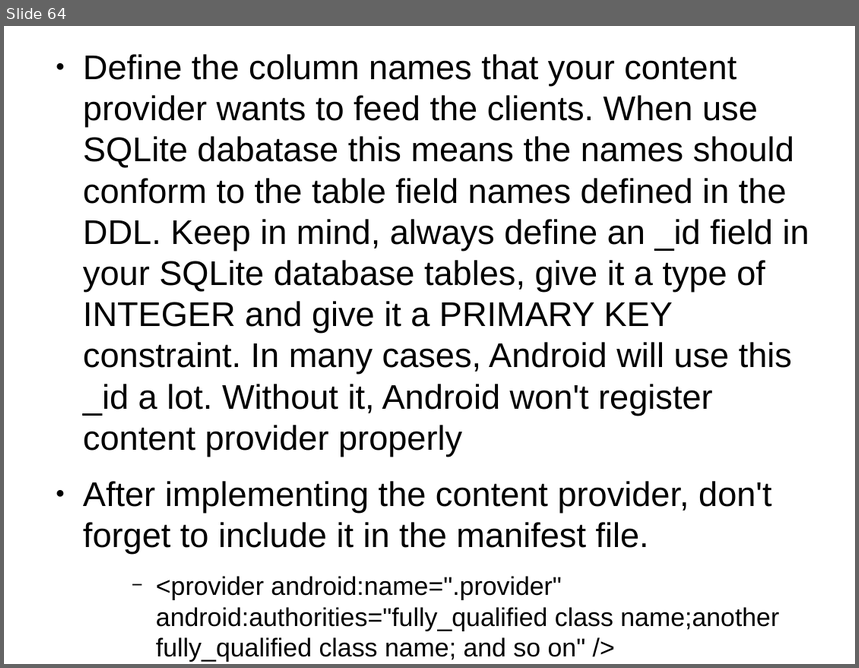
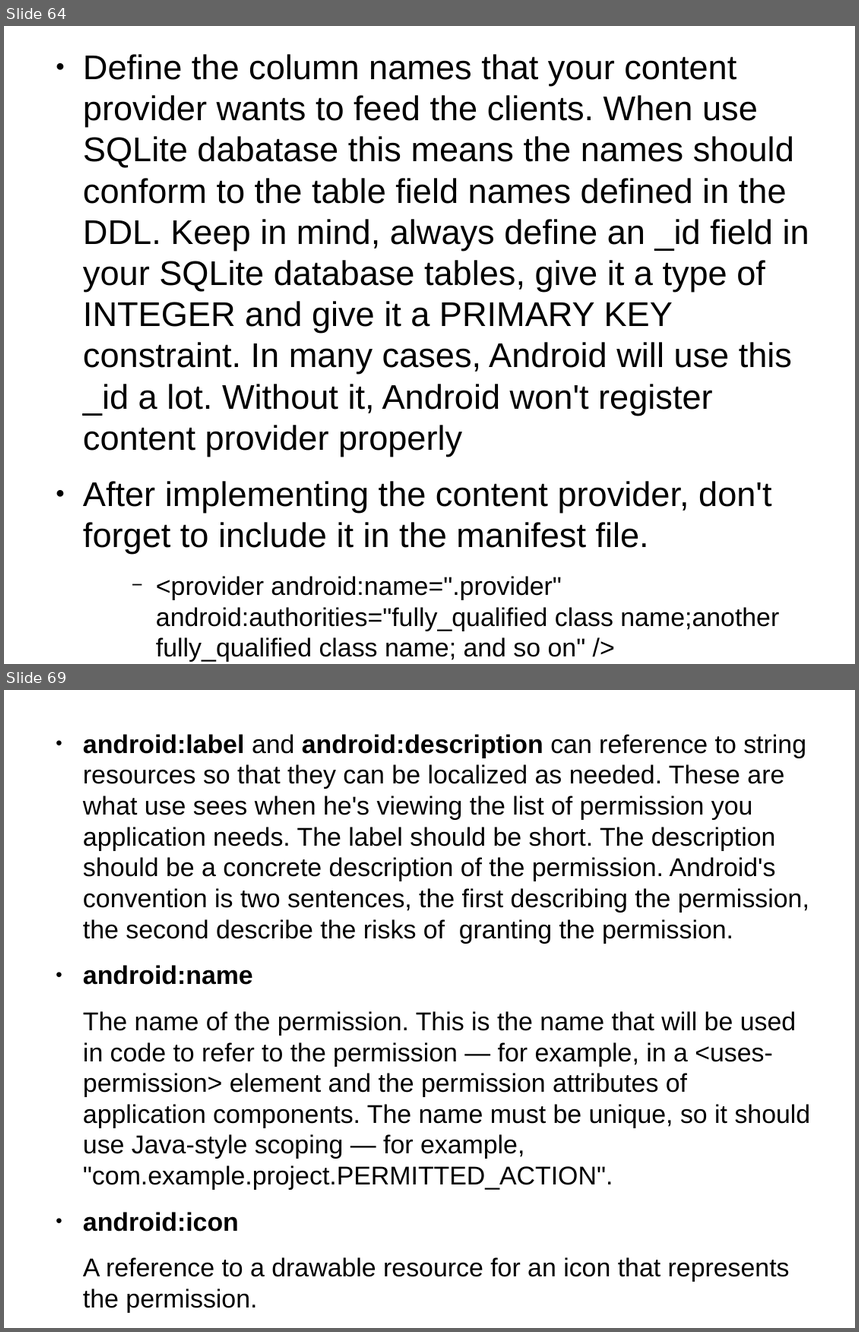
Before and after one commit to thegreatdao/testa, a slide deck: assets/android2.odp. Shown one above the other, each under a label of ours: slide 64 before the commit, slides 64 and 69 after it; the slides between them are not shown. The pictures are 859x668 and 859x1332 pixels, drawn with LibreOffice and Linux fonts; fonts in the diff are those of the drawing. Boxes give left, top, right and bottom in pixels: in the first picture for what was removed or moved away, otherwise in the second. Text is boxed around its words. In the diff, an @@ line names an element or a change of style, - is before the commit and + after.

```diff
--- a/assets/android2.odp
+++ b/assets/android2.odp
@@ slide 69 added at bbox=[4, 690, 855, 1328], background #FFFFFF @@
@@ text added at bbox=[83, 734, 811, 1313], 24 pt, text #000000 @@
+● android:label and android:description can reference to string resources so that they can be localized as needed. These are what use sees when he's viewing the list of permission you application needs. The label should be short. The description should be a concrete description of the permission. Android's convention is two sentences, the first describing the permission, the second describe the risks of granting the permission.
+● android:name
+The name of the permission. This is the name that will be used in code to refer to the permission — for example, in a <uses-permission> element and the permission attributes of application components. The name must be unique, so it should use Java-style scoping — for example, "com.example.project.PERMITTED_ACTION".
+● android:icon
+A reference to a drawable resource for an icon that represents the permission.
```
Also in this commit, not shown: 7 other slides added.
